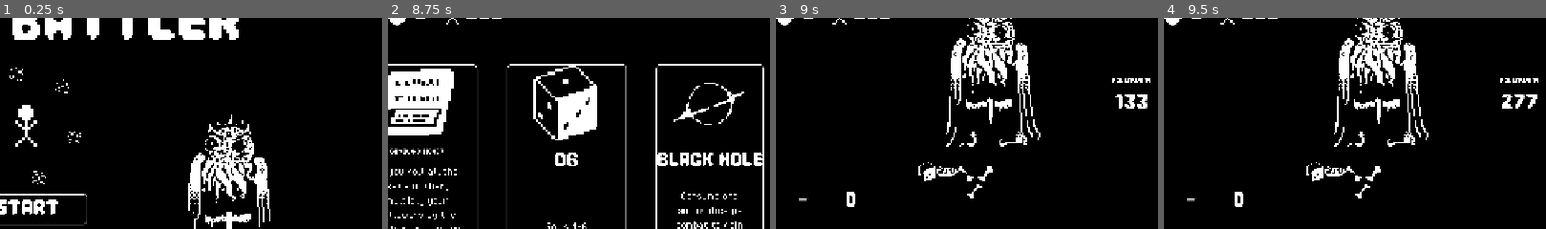
Above: before the commit, frames 1-4 (left to right).
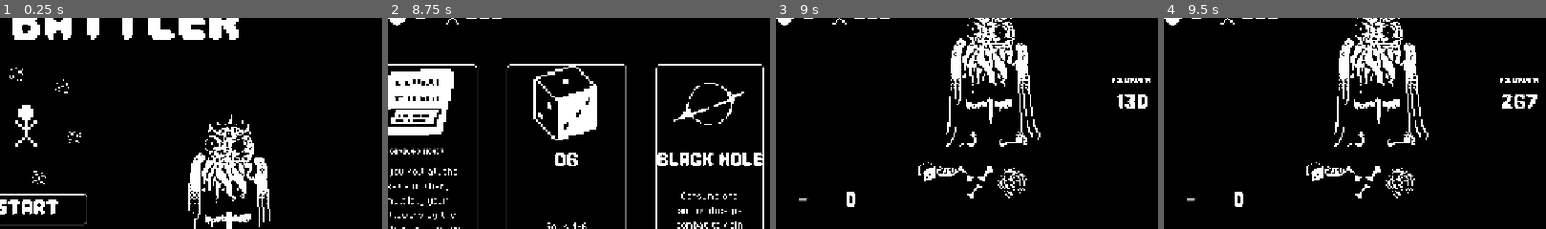
Above: after the commit, the same moments.

Repository: salbrandi/B1TJam2026
Game: Godot game, scene res://Main Scene.tscn
Two runs of this game, one before a commit and one after it. Both use one fixed random seed, a clock stepped at 60 frames per second and the inputs below.
Inputs (mouse positions are % of the whole screen's width and height, from its top left):
- Up to frame 1 (0.25 s): no input
- Up to frame 2 (8.75 s): click "Start" at 0.5 s; click (50, 45) at 1.27 s; click "REROLL" at 2 s; click "PROCEED..." at 2.75 s; click "ROLL" at 3.5 s; drag from (25, 61) to (60, 27) at 4.27 s; drag from (75, 58) to (45, 70) at 5.02 s; tap Enter at 5.75 s; move the mouse to (60, 27) at 5.77 s; click (60, 27) at 5.92 s; drag from (45, 70) to (20, 34) at 6.52 s; click (50, 45) at 7.27 s; click "REROLL" at 8 s
- Up to frame 3 (9 s): click "PROCEED..." at 8.75 s
- Up to frame 4 (9.5 s): no input
The pictures show only the part of the screen within x 46-96%, y 6-56%; the shares and areas given below are measured in that part.

Frames 1-2 are identical in both runs. In frame 3, 0.4% of the frame differs, in the area x 58-98%, y 36-86%; in frame 4, 0.4%.

Commit message:
Each "day" enemy gets new item

Diff:
--- a/UI/Scripts/autobattle_scene.gd
+++ b/UI/Scripts/autobattle_scene.gd
@@ -40,7 +40,7 @@
 	var items: Array[ShrineObject] = []
 	var followers := 0
 	followers += randi_range(ENEMY_FOLLOWERS_PER_WIN.x, ENEMY_FOLLOWERS_PER_WIN.y) * (Global.gm.player_total_wins + 1 + 10 - Global.gm.player_lives_remaining)
-	for _i in Global.gm.player_total_wins + Global.gm.current_player_shrine_objects.size():
+	for _i in Global.gm.player_total_wins + 10 - Global.gm.player_lives_remaining + Global.gm.current_player_shrine_objects.size():
 		var item: ShrineObject = shop.roll_from_tiers(tiers)
 		if item == null:
 			break
